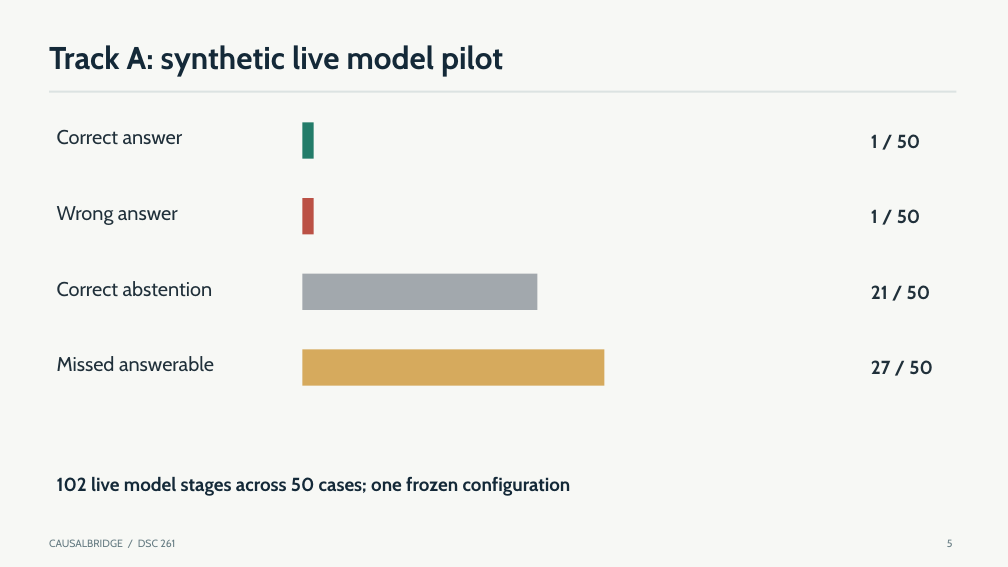
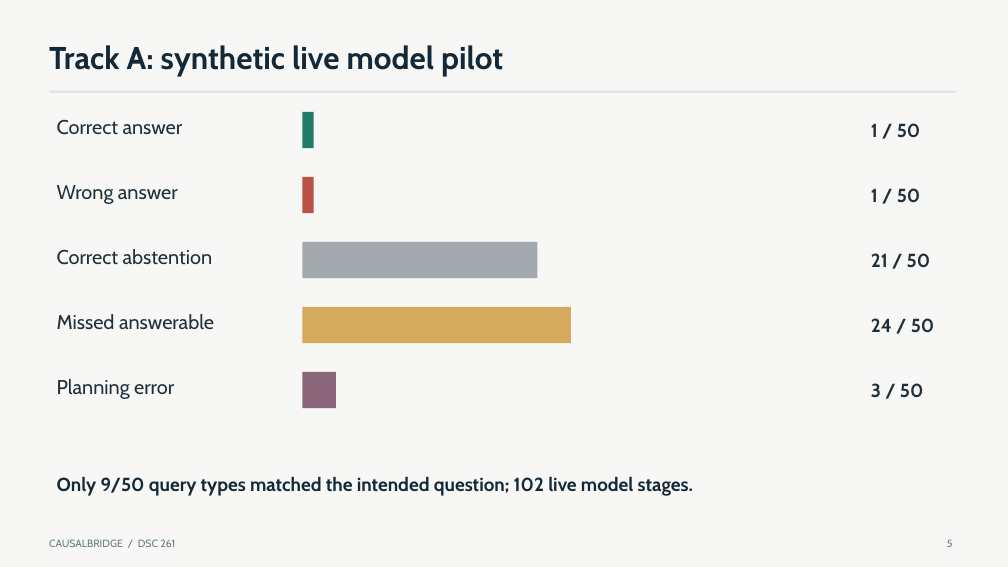
Before and after one commit to mvaishak/CausalBridge, a slide deck: slide 5 of presentation/CausalBridge-final.pptx. Drawn at 1008x567 pixels with LibreOffice and Linux fonts; fonts in the diff are those of the drawing. Boxes give left, top, right and bottom in pixels: in the first picture for what was removed or moved away, otherwise in the second. Text is boxed around its words. In the diff, an @@ line names an element or a change of style, - is before the commit and + after.

```diff
--- a/presentation/CausalBridge-final.pptx
+++ b/presentation/CausalBridge-final.pptx
@@ 2 texts, 1 rectangle moved together from (x1=57, y1=123, x2=920, y2=159) to (x1=57, y1=112, x2=920, y2=148) @@
@@ 2 texts, 1 rectangle moved together from (x1=57, y1=198, x2=920, y2=234) to (x1=57, y1=177, x2=920, y2=213) @@
@@ 2 texts, 1 rectangle moved together from (x1=57, y1=274, x2=930, y2=310) to (x1=57, y1=242, x2=930, y2=278) @@
@@ text "Missed answerable" moved from (x1=57, y1=356, x2=214, y2=371) to (x1=57, y1=314, x2=214, y2=329) @@
@@ rectangle resized from (x1=302, y1=349, x2=605, y2=386) to (x1=302, y1=307, x2=571, y2=343) @@
@@ text at (x1=871, y1=318, x2=934, y2=333): text changed @@
-27 / 50
+24 / 50
@@ text added at (x1=57, y1=379, x2=174, y2=399), 19 pt, text #20303A @@
+Planning error
@@ rectangle added at (x1=302, y1=372, x2=336, y2=408), fill #8B657A @@
@@ text added at (x1=871, y1=383, x2=923, y2=398), 18 pt, text #20303A, bold @@
+3 / 50
@@ text at (x1=57, y1=477, x2=693, y2=496): text changed @@
-102 live model stages across 50 cases; one frozen configuration
+Only 9/50 query types matched the intended question; 102 live model stages.
```
Also in this commit, not shown: 2 other slides changed, 4 other files.
